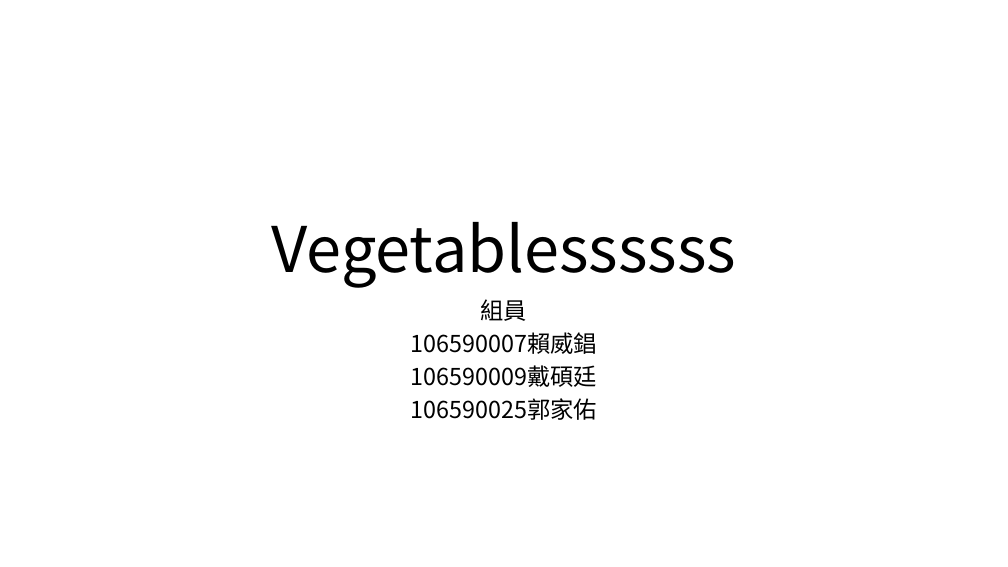
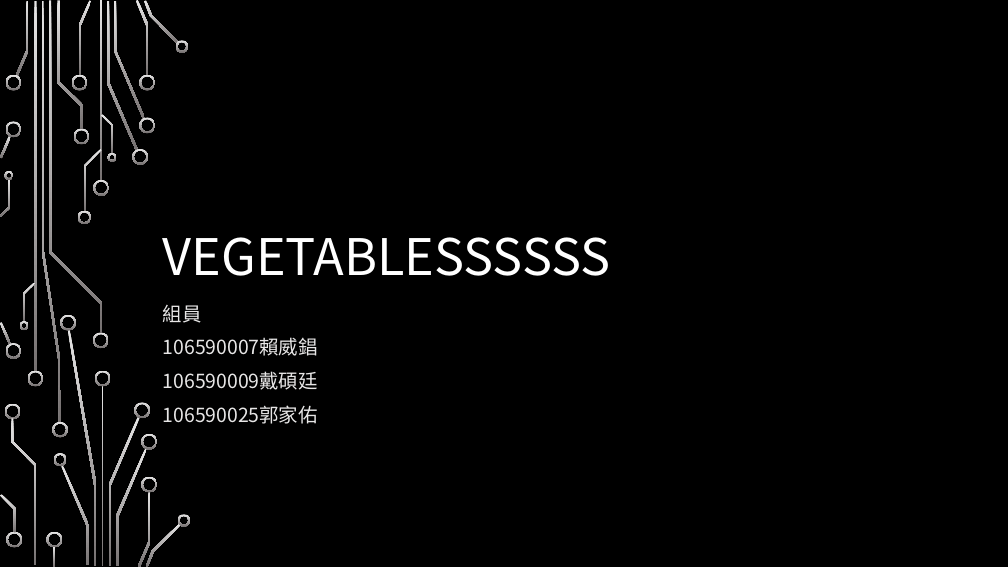
Before and after one commit to weichang0007/ntutVegetablesssssssssssssss, a slide deck: slide 1 of ppt.pptx. Drawn at 1008x567 pixels with LibreOffice and Linux fonts; fonts in the diff are those of the drawing; background and template pictures are left out. Boxes give left, top, right and bottom in pixels: in the first picture for what was removed or moved away, otherwise in the second. Text is boxed around its words. In the diff, an @@ line names an element or a change of style, - is before the commit and + after.

Commit message:
GG

```diff
--- a/ppt.pptx
+++ b/ppt.pptx
@@ background #FFFFFF to picture (left out) @@
@@ title at [163,237,611,276]: text changed; size 60 to 48 pt; text colour #000000 to #FFFFFF @@
-Vegetablessssss
+VEGETABLESSSSSS
@@ subtitle "組員": place and size @@
-subtitle "組員" at [411,299,597,420]
+subtitle "組員" at [163,305,318,424]
@@ subtitle "組員" at [163,305,318,424]: size 22.2 to 18.5 pt, text colour #000000 to #E7E6E6; alignment centre to left; line spacing 0.8 to 1 @@
@@ group added at [0,0,191,567]: 50 freeform shapes, 4 rectangles @@
```
Also in this commit, not shown: 9 other slides changed.
